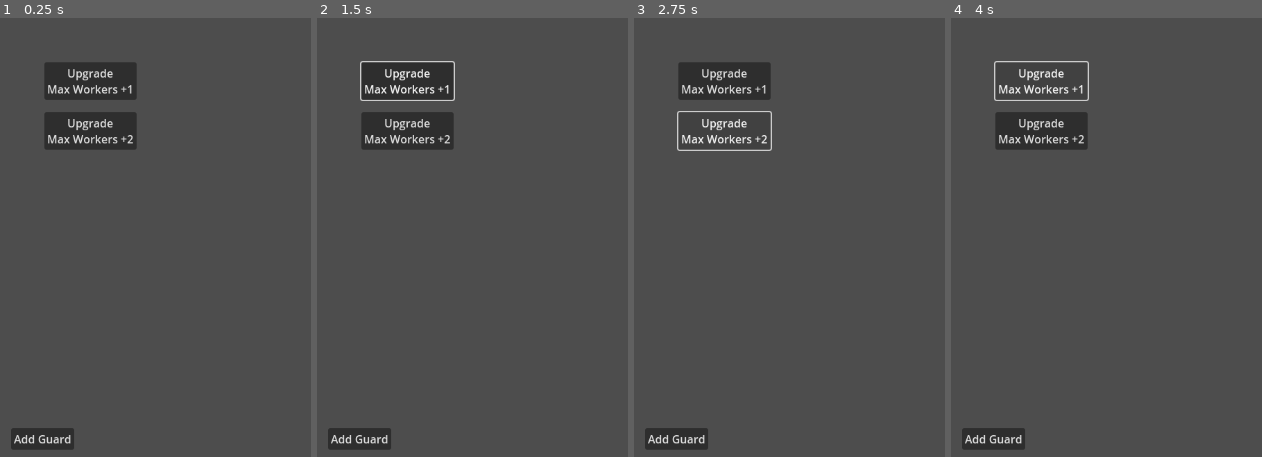
Above: before the commit, frames 1-4 (left to right).
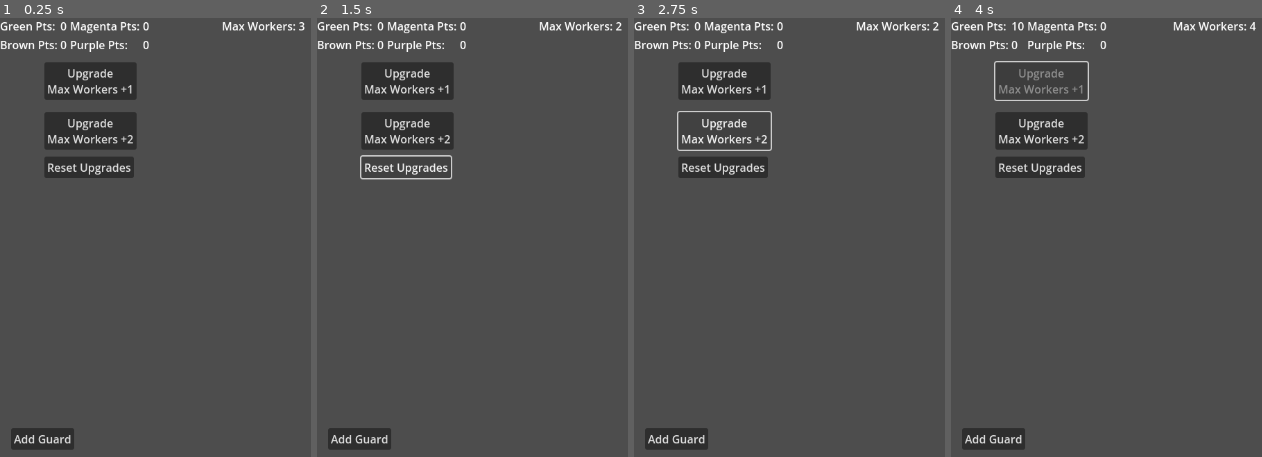
Above: after the commit, the same moments.

Repository: p0rtcullis/WarClicker
Game: Godot game, scene res://game_manager.tscn
The game is run twice, just before and just after one commit, with the same random seed, the same clock (stepped at 60 frames per second) and the same inputs.
Inputs (mouse positions are in pixels of both pictures, inside the frame that each line leads up to):
- Up to frame 1 (0.25 s): no input
- Up to frame 2 (1.5 s): click "Upgrade Max Workers +1" at 0.5 s; click (407, 167) at 1.25 s, where only the run after the commit has a clickable "Reset Upgrades"
- Up to frame 3 (2.75 s): click "Upgrade Max Workers +2" at 2 s
- Up to frame 4 (4 s): click "Add Guard" at 2.75 s; click "Upgrade Max Workers +1" at 3.5 s

The runs differ from the first frame. In frame 1, 2.4% of the frame differs, in the area x 0-99%, y 0-37%; in frame 2, 2.1%; in frame 3, 2.4%; in frame 4, 2.8%.

Commit message:
Upgrade 2

Diff:
--- a/war-clicker/ManagementScreen/Scripts/management_screen.gd
+++ b/war-clicker/ManagementScreen/Scripts/management_screen.gd
@@ -2,7 +2,10 @@
 
 var guard_template = preload("res://Worker/guard.tscn")
 
-var max_workers = 3
+var max_workers = 3:
+	set(value):
+		%MaxWorkersLabel.text = "Max Workers: " +str(value)
+		print("Current Workers: " + str(max_workers))
 var worker_list : Array = []
 
 var total_green : int = 0
@@ -24,6 +27,7 @@
 # Called when the node enters the scene tree for the first time.
 func _ready() -> void:
 	#create_worker(Worker.GUARD)
+	%MaxWorkersLabel.text = "Max Workers: " +str(max_workers)
 	pass
 
 
@@ -56,12 +60,6 @@
 		print(worker_list.size())
 
 
-func _on_count_points_button_pressed() -> void:
-	point_count
-
-
 func _on_update_timer_timeout() -> void:
 	total_green += point_count(POINTS.GREEN)
 	%GreenPointsLabel.text = str(total_green)
-	print(total_green)
-	#print(total_green)
--- a/war-clicker/game_manager.tscn
+++ b/war-clicker/game_manager.tscn
@@ -13,7 +13,6 @@
 offset_bottom = 40.0
 
 [node name="ManagementScreenGUI" type="Control" parent="."]
-visible = false
 layout_mode = 3
 anchors_preset = 0
 offset_right = 1152.0
@@ -77,7 +76,16 @@
 layout_mode = 2
 text = "0"
 
+[node name="MaxWorkersLabel" type="Label" parent="ManagementScreenGUI/InfoBarGUI"]
+unique_name_in_owner = true
+layout_mode = 0
+offset_left = 320.0
+offset_right = 360.0
+offset_bottom = 23.0
+text = "Max Workers: 0"
+
 [node name="ManagementScreen" parent="ManagementScreenGUI" instance=ExtResource("1_70yv6")]
+unique_name_in_owner = true
 
 [node name="UpgradeScreenGUI" type="Control" parent="."]
 layout_mode = 3
@@ -87,11 +95,13 @@
 script = ExtResource("2_smx3j")
 
 [node name="UpgradeMaxWorkersButton1" type="Button" parent="UpgradeScreenGUI"]
+unique_name_in_owner = true
 layout_mode = 0
 offset_left = 64.0
 offset_top = 64.0
 offset_right = 197.0
 offset_bottom = 118.0
+toggle_mode = true
 text = "Upgrade
 Max Workers +1"
 
@@ -103,6 +113,14 @@
 offset_bottom = 190.0
 text = "Upgrade
 Max Workers +2"
+
+[node name="ResetUpgradesButton" type="Button" parent="UpgradeScreenGUI"]
+layout_mode = 0
+offset_left = 64.0
+offset_top = 200.0
+offset_right = 193.0
+offset_bottom = 231.0
+text = "Reset Upgrades"
 
 [node name="CombatScreenGUI" type="Control" parent="."]
 layout_mode = 3
@@ -128,6 +146,8 @@
 [node name="UpdateTimer" type="Timer" parent="."]
 autostart = true
 
-[connection signal="pressed" from="UpgradeScreenGUI/UpgradeMaxWorkersButton1" to="UpgradeScreenGUI" method="_on_upgrade_max_workers_button_1_pressed"]
+[connection signal="toggled" from="UpgradeScreenGUI/UpgradeMaxWorkersButton1" to="UpgradeScreenGUI" method="_on_upgrade_max_workers_button_1_toggled"]
+[connection signal="pressed" from="UpgradeScreenGUI/ResetUpgradesButton" to="UpgradeScreenGUI" method="_on_reset_upgrades_button_pressed"]
+[connection signal="toggled" from="UpgradeScreenGUI/ResetUpgradesButton" to="UpgradeScreenGUI" method="_on_reset_upgrades_button_toggled"]
 [connection signal="pressed" from="DebugScreenGUI/AddGuardButton" to="ManagementScreenGUI/ManagementScreen" method="_on_add_guard_button_pressed"]
 [connection signal="timeout" from="UpdateTimer" to="ManagementScreenGUI/ManagementScreen" method="_on_update_timer_timeout"]
--- a/war-clicker/upgrade_screen_gui.gd
+++ b/war-clicker/upgrade_screen_gui.gd
@@ -1,4 +1,18 @@
 extends Control
+
+var active_upgrades = []
+
+#var max_worker_upgrade : bool = false:
+	#set(value):
+		#if value == true:
+			#active_upgrades.append(%UpgradeMaxWorkersButton1)
+			#print(active_upgrades)
+		#else:
+			#active_upgrades.remove(%UpgradeMaxWorkersButton1)
+			#%ManagementScreen.max_workers -=1
+			#%UpgradeMaxWorkersButton1.disabled = false
+			#print(active_upgrades)
+
 
 
 # Called when the node enters the scene tree for the first time.
@@ -10,7 +24,23 @@
 func _process(delta: float) -> void:
 	pass
 
+func _on_reset_upgrades_button_pressed() -> void:
+	#active_upgrades.remove(%UpgradeMaxWorkersButton1)
+	for upgrade in active_upgrades:
+		upgrade.button_pressed = false
+	active_upgrades.clear()
+	print(active_upgrades)
 
 
-func _on_upgrade_max_workers_button_1_pressed() -> void:
-	pass # Replace with function body.
+func _on_upgrade_max_workers_button_1_toggled(toggled_on: bool) -> void:
+	if toggled_on:
+		%ManagementScreen.max_workers += 1
+		print("Added Worker" + str(%ManagementScreen.max_workers))
+		%UpgradeMaxWorkersButton1.disabled = true
+		active_upgrades.append(%UpgradeMaxWorkersButton1)
+		#print(active_upgrades)
+	else :
+		%ManagementScreen.max_workers -= 1
+		print("Removed Worker" + str(%ManagementScreen.max_workers))
+		%UpgradeMaxWorkersButton1.disabled = false
+		#print(active_upgrades)
